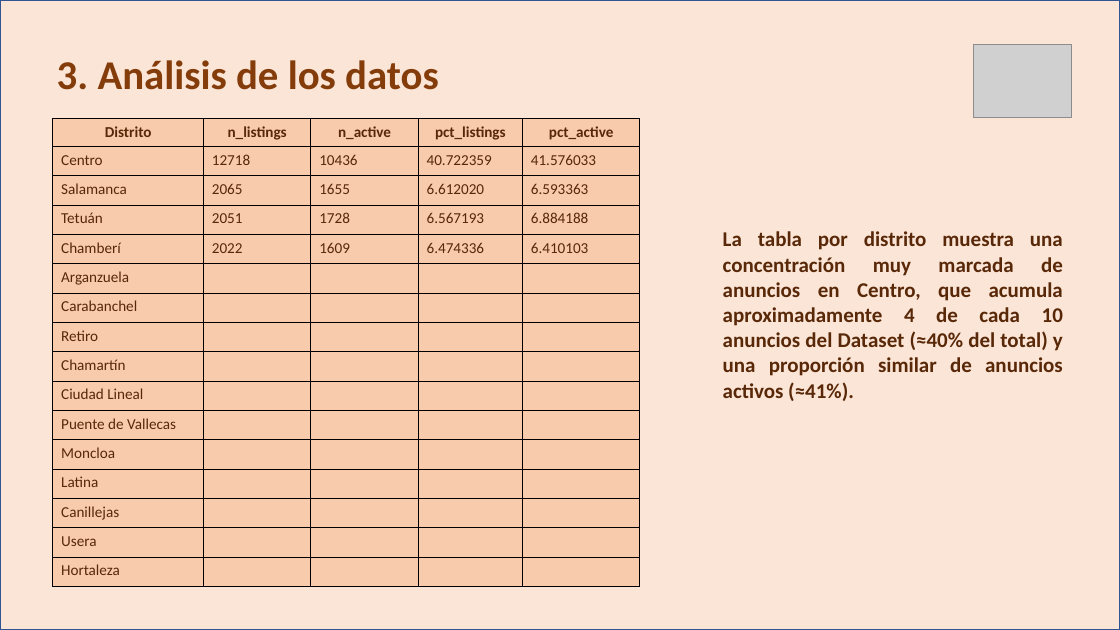
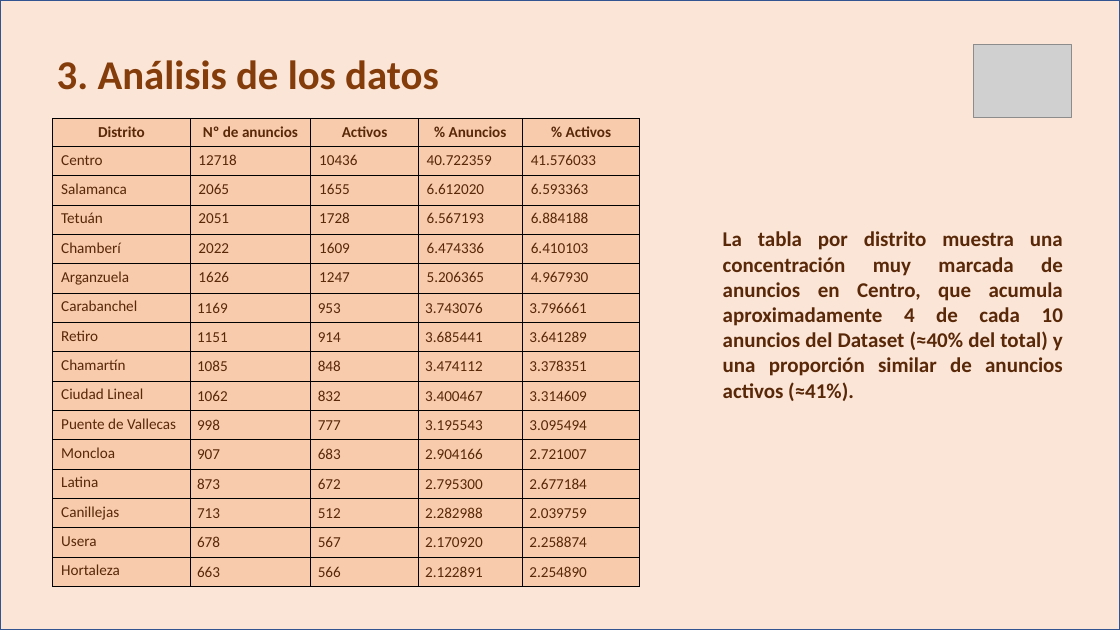
Before and after one commit to JavierPasAg/EDA_Oferta_Turistica_vs_Precios_Madrid, a slide deck: slide 9 of PPT.pptx. Drawn at 1120x630 pixels with LibreOffice and Linux fonts; fonts in the diff are those of the drawing; grey boxes stand for pictures. Boxes give left, top, right and bottom in pixels: in the first picture for what was removed or moved away, otherwise in the second. Text is boxed around its words. In the diff, an @@ line names an element or a change of style, - is before the commit and + after.

Commit message:
PPT

```diff
--- a/PPT.pptx
+++ b/PPT.pptx
@@ table at box(53, 118, 640, 586) @@
-row 1: Distrito | n_listings | n_active | pct_listings | pct_active
+row 1: Distrito | Nº de anuncios | Activos | % Anuncios | % Activos
-row 6: Arganzuela |  |  |  | 
+row 6: Arganzuela | 1626 | 1247 | 5.206365 | 4.967930
-row 7: Carabanchel |  |  |  | 
+row 7: Carabanchel | 1169 | 953 | 3.743076 | 3.796661
-row 8: Retiro |  |  |  | 
+row 8: Retiro | 1151 | 914 | 3.685441 | 3.641289
-row 9: Chamartín |  |  |  | 
+row 9: Chamartín | 1085 | 848 | 3.474112 | 3.378351
-row 10: Ciudad Lineal |  |  |  | 
+row 10: Ciudad Lineal | 1062 | 832 | 3.400467 | 3.314609
-row 11: Puente de Vallecas |  |  |  | 
+row 11: Puente de Vallecas | 998 | 777 | 3.195543 | 3.095494
-row 12: Moncloa |  |  |  | 
+row 12: Moncloa | 907 | 683 | 2.904166 | 2.721007
-row 13: Latina |  |  |  | 
+row 13: Latina | 873 | 672 | 2.795300 | 2.677184
-row 14: Canillejas |  |  |  | 
+row 14: Canillejas | 713 | 512 | 2.282988 | 2.039759
-row 15: Usera |  |  |  | 
+row 15: Usera | 678 | 567 | 2.170920 | 2.258874
-row 16: Hortaleza |  |  |  | 
+row 16: Hortaleza | 663 | 566 | 2.122891 | 2.254890
```
